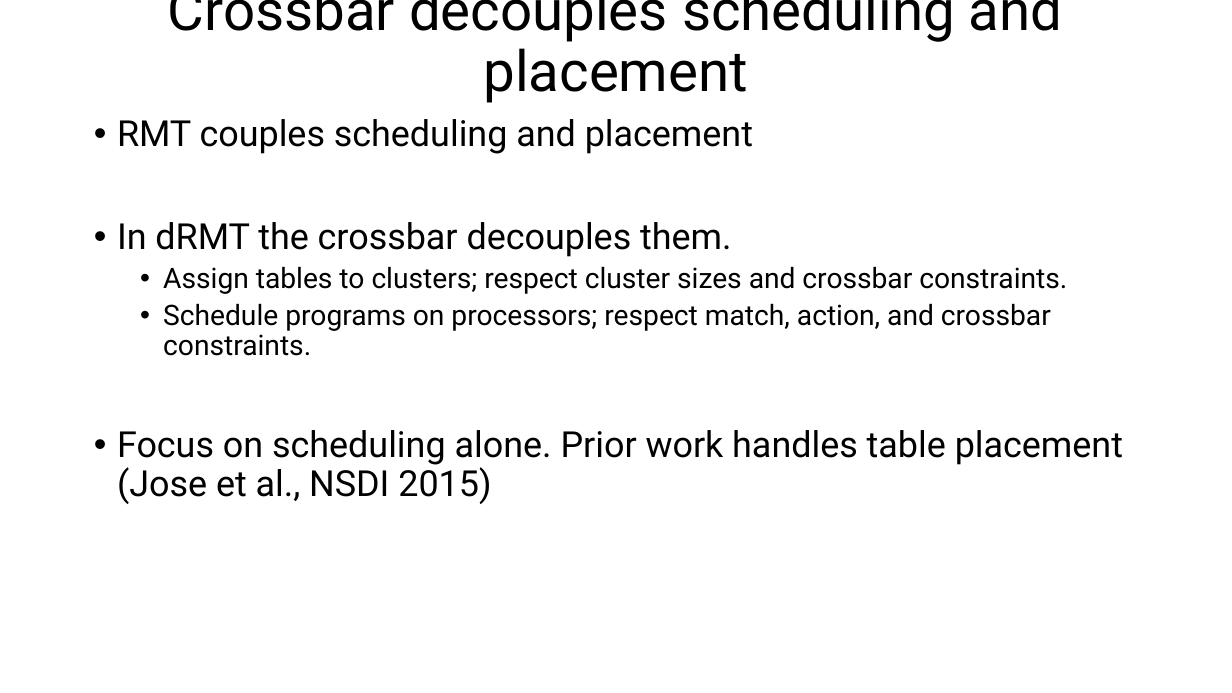
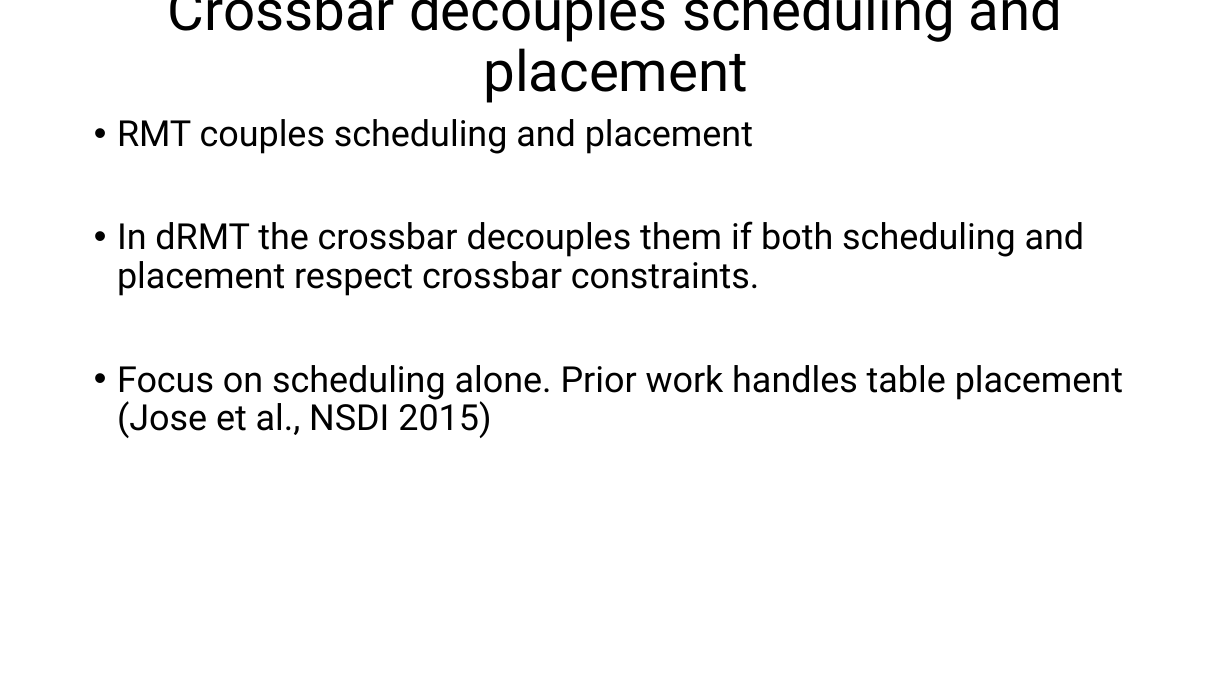
Before and after one commit to anirudhSK/drmt_talk, a slide deck: slide 13 of drmt_sigcomm.pptx. Drawn at 1232x693 pixels with LibreOffice and Linux fonts; fonts in the diff are those of the drawing. Boxes give left, top, right and bottom in pixels: in the first picture for what was removed or moved away, otherwise in the second. Text is boxed around its words. In the diff, an @@ line names an element or a change of style, - is before the commit and + after.

Commit message:
Simplify decoupling slide

```diff
--- a/drmt_sigcomm.pptx
+++ b/drmt_sigcomm.pptx
@@ text at (x1=117, y1=221, x2=1085, y2=296): text changed; size 22 to 28 pt @@
-• In dRMT the crossbar decouples them.
-  • Assign tables to clusters; respect cluster sizes and crossbar constraints.
-  • Schedule programs on processors; respect match, action, and crossbar constraints.
+• In dRMT the crossbar decouples them if both scheduling and placement respect crossbar constraints.
```
